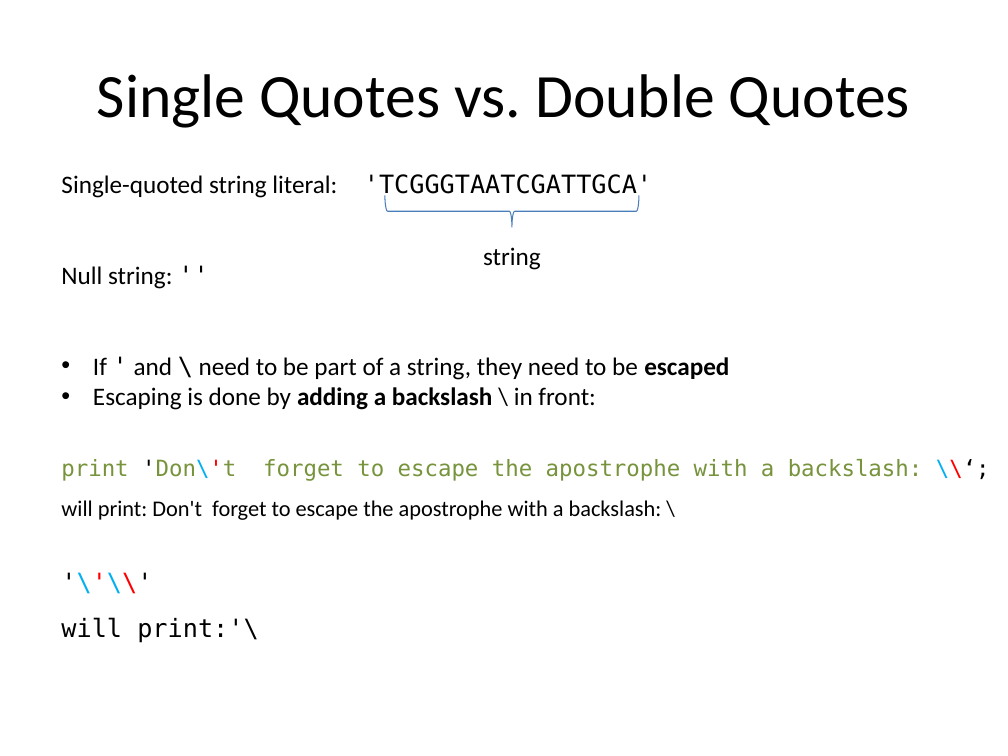
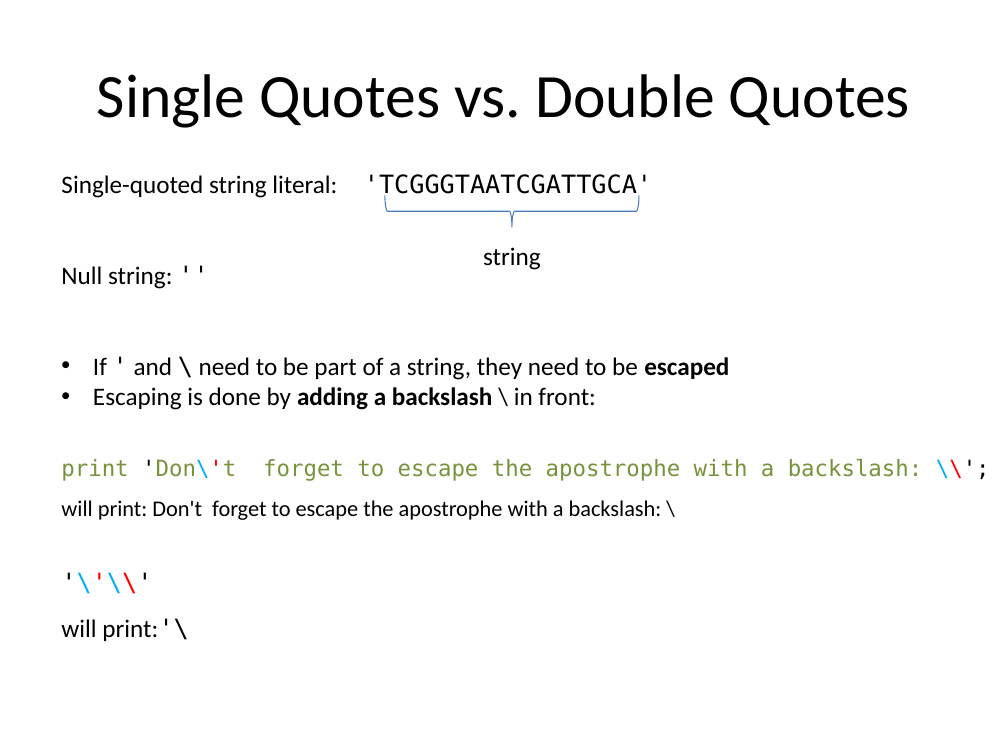
Before and after one commit to kbseah/perlcourse2017, a slide deck: slide 54 of Day1-1_JWI/Day1_intro_scalars_regex.pptx (slide 50 before the commit). Drawn at 1008x756 pixels with LibreOffice and Linux fonts; fonts in the diff are those of the drawing. Boxes give left, top, right and bottom in pixels: in the first picture for what was removed or moved away, otherwise in the second. Text is boxed around its words. In the diff, an @@ line names an element or a change of style, - is before the commit and + after.

```diff
--- a/Day1-1_JWI/Day1_intro_scalars_regex.pptx
+++ b/Day1-1_JWI/Day1_intro_scalars_regex.pptx
@@ text at (61, 618, 188, 641): font DejaVu Sans Mono to Calibri in "will print:'\" @@
```
Also in this commit, not shown: 15 other slides changed, 4 slides added, 3 other files.
